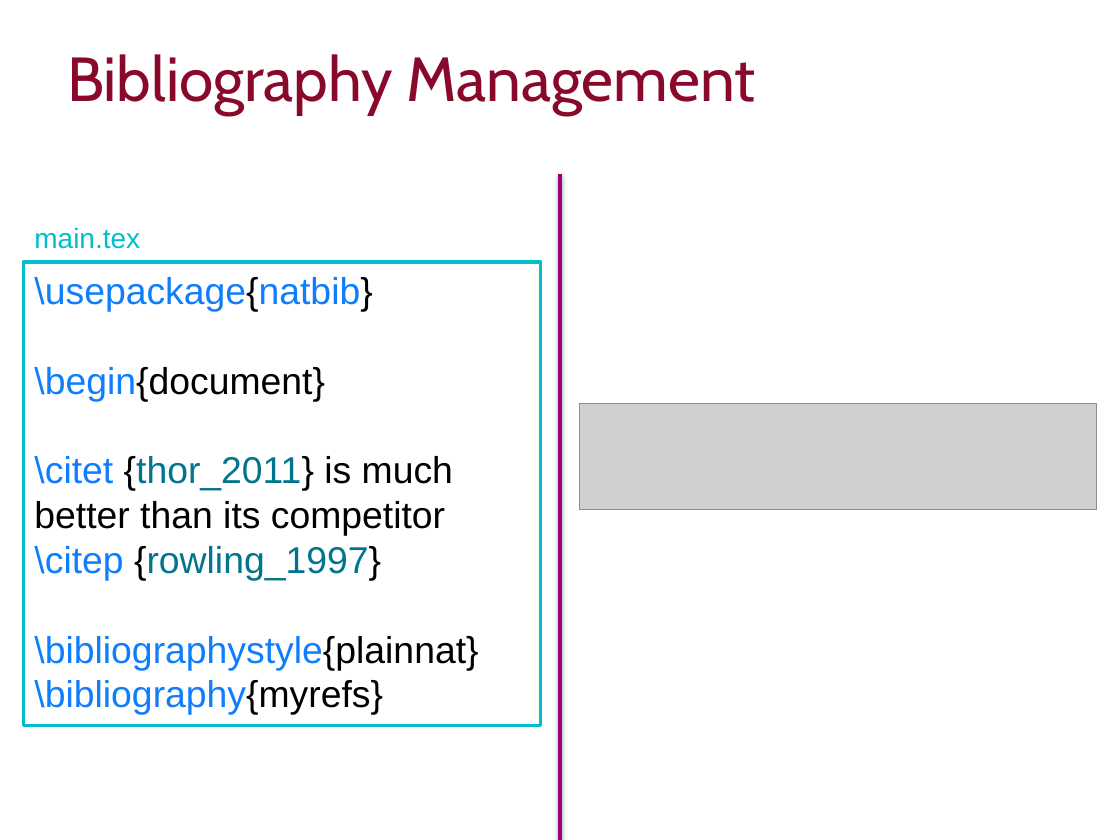
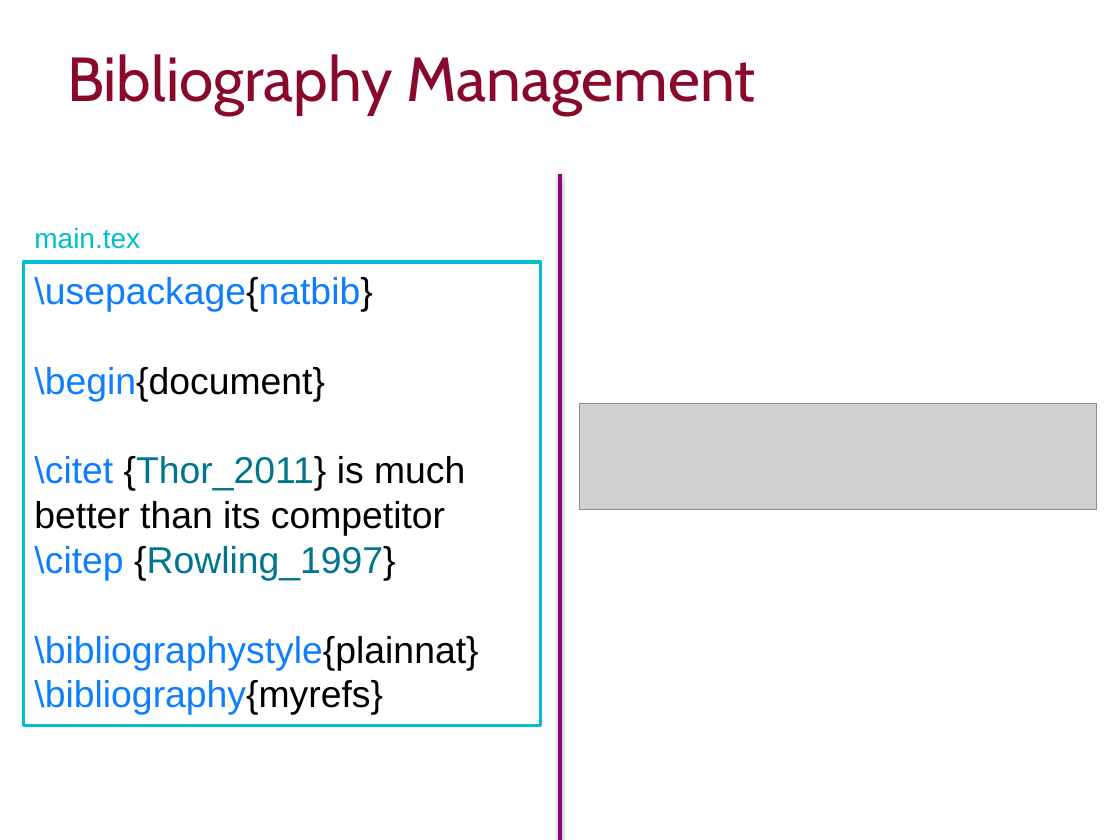
Before and after one commit to ImperialCollegeLondon/RCDS-writing-theses-in-latex, a slide deck: slide 33 of Writing Theses in Latex Slides.pptx. Drawn at 1120x840 pixels with LibreOffice and Linux fonts; fonts in the diff are those of the drawing; grey boxes stand for pictures; background and template pictures are left out. Boxes give left, top, right and bottom in pixels: in the first picture for what was removed or moved away, otherwise in the second. Text is boxed around its words. In the diff, an @@ line names an element or a change of style, - is before the commit and + after.

```diff
--- a/Writing Theses in Latex Slides.pptx
+++ b/Writing Theses in Latex Slides.pptx
@@ text in rectangle at (34,456,465,581): text changed @@
-\citet {thor_2011} is much better than its competitor \citep {rowling_1997}
+\citet {Thor_2011} is much better than its competitor \citep {Rowling_1997}
```
Also in this commit, not shown: 4 other slides changed.
